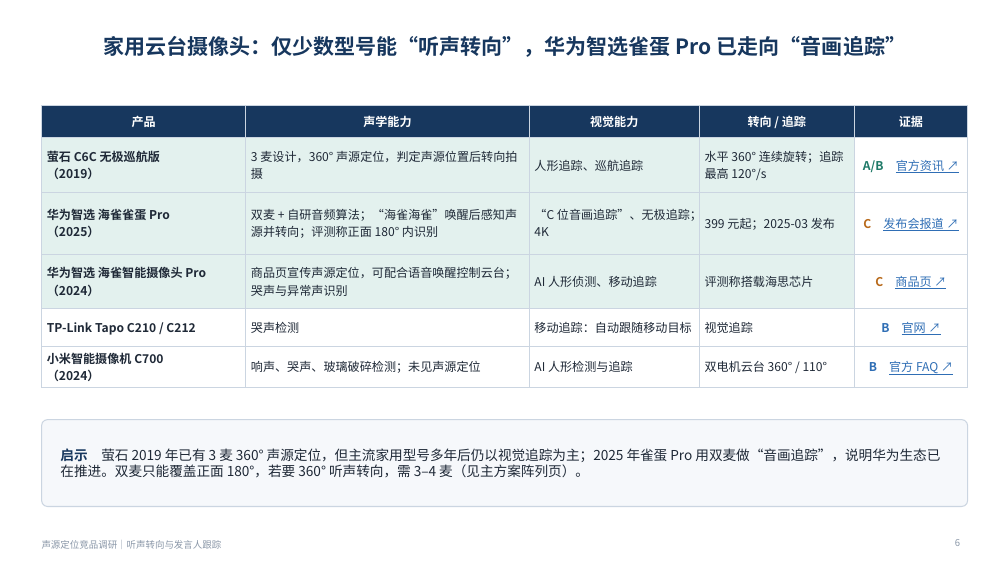
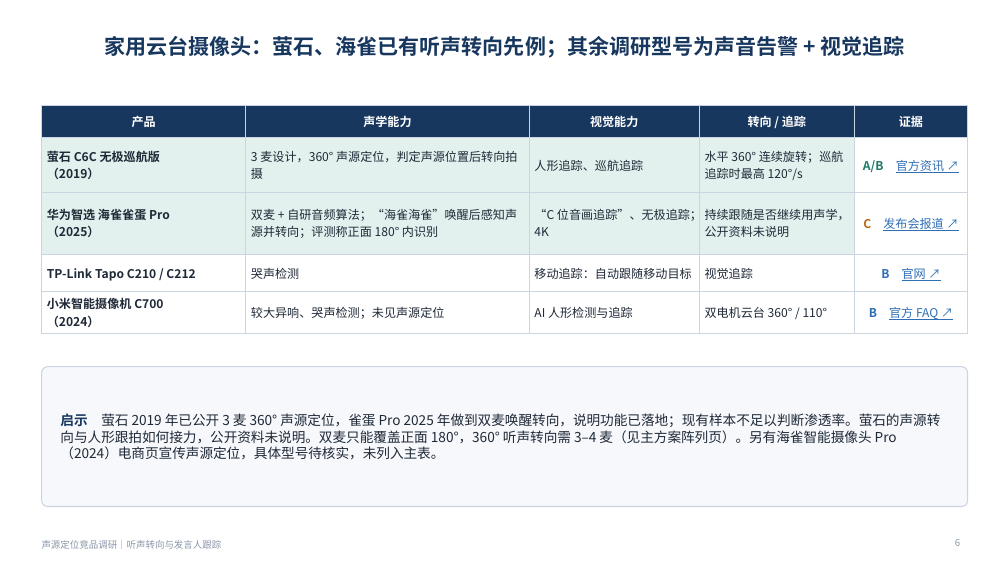
Before and after one commit to ZeroFoxxi/ssl-scene1, a slide deck: slide 6 of 声源定位竞品调研_听声转向与发言人跟踪.pptx. Drawn at 1008x567 pixels with LibreOffice and Linux fonts; fonts in the diff are those of the drawing. Boxes give left, top, right and bottom in pixels: in the first picture for what was removed or moved away, otherwise in the second. Text is boxed around its words. In the diff, an @@ line names an element or a change of style, - is before the commit and + after.

```diff
--- a/声源定位竞品调研_听声转向与发言人跟踪.pptx
+++ b/声源定位竞品调研_听声转向与发言人跟踪.pptx
@@ title at [104, 36, 905, 58]: text changed @@
-家用云台摄像头：仅少数型号能“听声转向”，华为智选雀蛋 Pro 已走向“音画追踪”
+家用云台摄像头：萤石、海雀已有听声转向先例；其余调研型号为声音告警 + 视觉追踪
@@ table at [42, 106, 968, 331] @@
-row 2: 萤石 C6C 无极巡航版 / （2019） | 3 麦设计，360° 声源定位，判定声源位置后转向拍摄 | 人形追踪、巡航追踪 | 水平 360° 连续旋转；追踪最高 120°/s | A/B 官方资讯 ↗
-row 3: 华为智选 海雀雀蛋 Pro / （2025） | 双麦 + 自研音频算法；“海雀海雀”唤醒后感知声源并转向；评测称正面 180° 内识别 | “C 位音画追踪”、无极追踪；4K | 399 元起；2025-03 发布 | C 发布会报道 ↗
-row 4: 华为智选 海雀智能摄像头 Pro / （2024） | 商品页宣传声源定位，可配合语音唤醒控制云台；哭声与异常声识别 | AI 人形侦测、移动追踪 | 评测称搭载海思芯片 | C 商品页 ↗
+row 2: 萤石 C6C 无极巡航版 / （2019） | 3 麦设计，360° 声源定位，判定声源位置后转向拍摄 | 人形追踪、巡航追踪 | 水平 360° 连续旋转；巡航追踪时最高 120°/s | A/B 官方资讯 ↗
+row 3: 华为智选 海雀雀蛋 Pro / （2025） | 双麦 + 自研音频算法；“海雀海雀”唤醒后感知声源并转向；评测称正面 180° 内识别 | “C 位音画追踪”、无极追踪；4K | 持续跟随是否继续用声学，公开资料未说明 | C 发布会报道 ↗
-row 5, column 2: 响声、哭声、玻璃破碎检测；未见声源定位
+row 5, column 2: 较大异响、哭声检测；未见声源定位
@@ rounded rectangle: place and size @@
-rounded rectangle at [42, 420, 968, 507]
+rounded rectangle at [42, 367, 968, 507]
@@ rounded rectangle at [42, 367, 968, 507]: proportions changed @@
@@ text at [60, 413, 941, 460]: text changed @@
-启示 萤石 2019 年已有 3 麦 360° 声源定位，但主流家用型号多年后仍以视觉追踪为主；2025 年雀蛋 Pro 用双麦做“音画追踪”，说明华为生态已在推进。双麦只能覆盖正面 180°，若要 360° 听声转向，需 3–4 麦（见主方案阵列页）。
+启示 萤石 2019 年已公开 3 麦 360° 声源定位，雀蛋 Pro 2025 年做到双麦唤醒转向，说明功能已落地；现有样本不足以判断渗透率。萤石的声源转向与人形跟拍如何接力，公开资料未说明。双麦只能覆盖正面 180°，360° 听声转向需 3–4 麦（见主方案阵列页）。另有海雀智能摄像头 Pro（2024）电商页宣传声源定位，具体型号待核实，未列入主表。
```
Also in this commit, not shown: 11 other slides changed, 3 other files.
